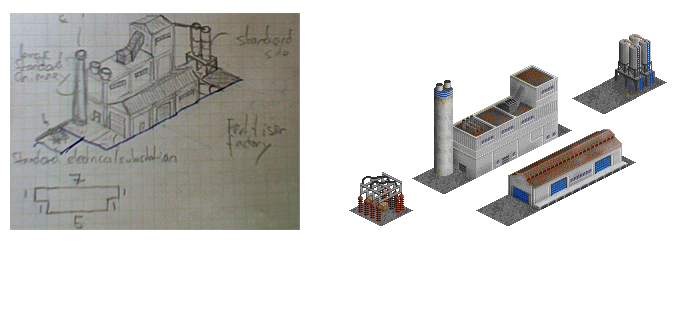
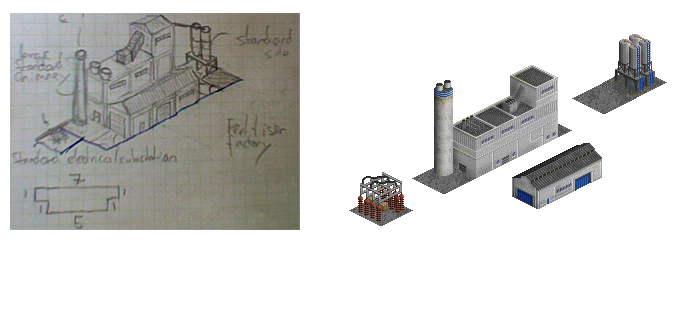
Before/after of a 700 x 335 layered artwork. What changed in the layer stack:
painted on "warehouse painted" over (508, 129, 628, 210)
hid "tile asphalt copy 8" over (476, 195, 540, 226)
hid "tile asphalt" (3rd of 3, in "warehouse") over (572, 147, 636, 178)
hid "tile asphalt copy 6" over (540, 163, 604, 194)
hid "tile asphalt copy 7" over (508, 179, 572, 210)
painted on "large building" over (454, 69, 550, 144)
